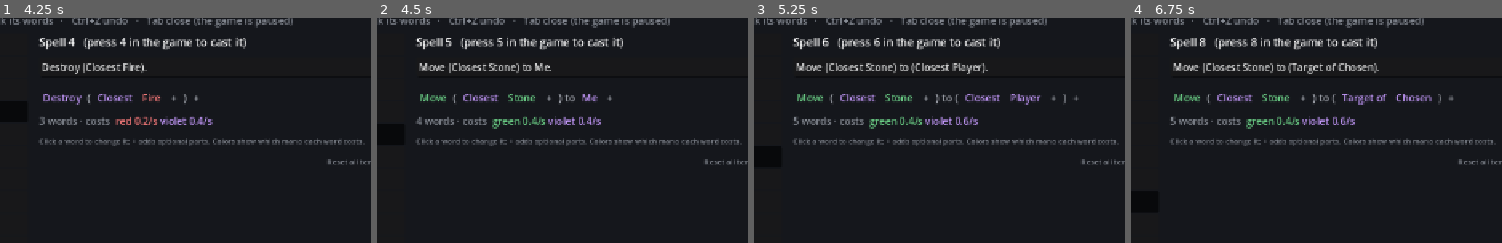
Above: before the commit, frames 1-4 (left to right).
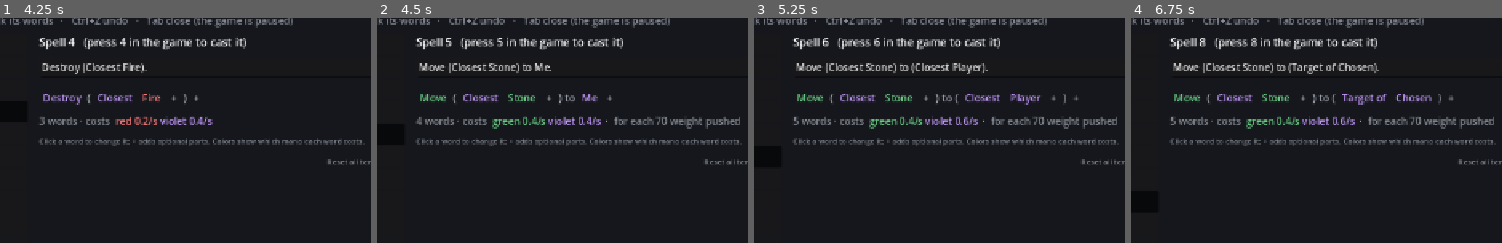
Above: after the commit, the same moments.

Repository: oscarjocque/spellcraft-prototype
Game: Godot game, scene res://scenes/main.tscn
The game is run twice, just before and just after one commit, with the same random seed, the same clock (stepped at 60 frames per second) and the same inputs.
Inputs (mouse positions are % of the whole screen's width and height, from its top left):
- Up to frame 1 (4.25 s): tap B at 0.5 s; move the mouse to (77, 45) at 0.52 s; hold D (move_right) 0.53-1.25 s; tap Tab at 0.6 s; click (77, 45) at 0.67 s; tap Space at 0.77 s; click "[b]1[/b] [color=#ff7d7d]Creat…" at 1.25 s; click "[b]2[/b] [color=#c79bff]Alter…" at 2 s; click "[b]3[/b] [color=#ff7d7d]Creat…" at 2.75 s; click "[b]4[/b] [color=#c79bff]Destr…" at 3.5 s
- Up to frame 2 (4.5 s): click "[b]5[/b] [color=#72de8f]Move[…" at 4.25 s
- Up to frame 3 (5.25 s): click "[b]6[/b] [color=#72de8f]Move[…" at 5 s
- Up to frame 4 (6.75 s): click "[b]7[/b] [color=#a7abb3]Hold[…" at 5.75 s; click "[b]8[/b] [color=#72de8f]Move[…" at 6.5 s
The pictures show only the part of the screen within x 41-91%, y 24-74%; the shares and areas given below are measured in that part.

Frame 1 is identical in both runs. In frame 2, 0.7% of the frame differs, in the area x 61-98%, y 44-50%; in frame 3, 0.7%; in frame 4, 0.7%.

Commit message:
Every object has a weight; Move's drain scales with what it pushes
- Weights: fire 0.1, place 0.1, spell 1, mana crystal 2, water 20 (was the
  default 1), wood 30, player 70, stone 200.
- While a Move pushes, it drains its listed rate times the total weight it
  pushes per 70 (a player): a stone costs about 2.9x, wood under half, fire
  next to nothing. With nothing to push it drains the listed rate. This
  replaces the old one-extra-drain-per-target for Move.
- Pointing at something shows its weight; the typing bar says what a Move
  would push and the factor; Move's cost line says it's per 70 weight.

Co-Authored-By: Claude Opus 5.5 <noreply@anthropic.com>
Claude-Session: https://claude.ai/code/session_013jfXwMwWtv4oDjb8vuFPPJ

Diff:
--- a/scripts/main.gd
+++ b/scripts/main.gd
@@ -168,10 +168,14 @@
 	for adj in SpellGrammar.ADJECTIVES:
 		if o != player and sim.has_adjective(o, adj, player):
 			words.append("[color=#%s]%s[/color]" % [SpellText.color_of(adj).to_html(false), adj])
-	var text := " · ".join(words)
+	var text := " · ".join(words) + "  [color=#8a8f98]weight %s[/color]" % _weight(o.mass)
 	if o.health < o.max_health:
 		text += "  [color=#8a8f98]%d/%d[/color]" % [o.health, o.max_health]
 	return "[font_size=13]%s[/font_size]" % text
+
+
+static func _weight(mass: float) -> String:
+	return str(snappedf(mass, 0.1)).trim_suffix(".0")
 
 
 ## The words for hovering spell `o`: what it says, how it's doing, its mana.
--- a/scripts/sim/materials.gd
+++ b/scripts/sim/materials.gd
@@ -4,7 +4,7 @@
 
 const PROPS := {
 	"fire": {"radius": 14.0, "solid": false, "mass": 0.1, "health": 10.0, "lifetime_s": 10.0, "tags": ["hot"]},
-	"water": {"radius": 18.0, "solid": false, "mass": 1.0, "health": 20.0, "lifetime_s": -1.0, "tags": ["wet"]},
+	"water": {"radius": 18.0, "solid": false, "mass": 20.0, "health": 20.0, "lifetime_s": -1.0, "tags": ["wet"]},
 	"wood": {"radius": 22.0, "solid": true, "mass": 30.0, "health": 60.0, "lifetime_s": -1.0, "tags": ["flammable"]},
 	"stone": {"radius": 20.0, "solid": true, "mass": 200.0, "health": 150.0, "lifetime_s": -1.0, "tags": []},
 }
@@ -50,6 +50,7 @@
 	o.tags = {"mana": true}
 	o.pos = pos
 	o.radius = 7.0
+	o.mass = 2.0
 	o.health = 10.0
 	o.max_health = 10.0
 	o.mana_color = color
@@ -64,6 +65,7 @@
 	o.tags = {"place": true}
 	o.pos = pos
 	o.radius = 4.0
+	o.mass = 0.1
 	o.health = 1.0
 	o.max_health = 1.0
 	return o
@@ -75,6 +77,7 @@
 	o.tags = {"spell": true}
 	o.pos = pos
 	o.radius = 6.0
+	o.mass = 1.0
 	o.health = 10.0
 	o.max_health = 10.0
 	return o
--- a/scripts/sim/world_object.gd
+++ b/scripts/sim/world_object.gd
@@ -18,7 +18,7 @@
 var velocity := Vector2.ZERO  # kept from tick to tick: forces speed it up, drag slows it
 var force := Vector2.ZERO  # pushes on it this tick (Move); reset every tick
 var walk := Vector2.ZERO  # a player's own walking this tick, on top of its velocity
-var mass := 1.0
+var mass := 1.0  # its weight: how hard it is to push, and what a Move on it costs
 var solid := false
 var blocked := false  # stone stopped this object during the last tick
 
--- a/scripts/spells/spell.gd
+++ b/scripts/spells/spell.gd
@@ -32,6 +32,10 @@
 const DESTROY_RATE := 100.0  # health per second
 const MOVE_SPEED := 140.0  # pixels per second: how fast a Move gets things going, against drag
 const MOVE_FORCE := Simulation.DRAG * MOVE_SPEED
+## While Move pushes, its drain is scaled by the weight it pushes, in units
+## of this much (a player): a stone costs about three times as much, fire
+## next to nothing. While it has nothing to push it drains as usual.
+const MOVE_WEIGHT_UNIT := 70.0
 const ALTERNATE_TICKS := 3 * Simulation.TICK_RATE  # longest turn in an Alternate
 
 var ast: Dictionary
@@ -136,7 +140,7 @@
 		if caster.dead:
 			return false
 		host.pos = parent.pos if parent != null else caster.pos
-	if not _pay(1):
+	if ast["verb"] != "move" and not _pay(1):  # Move pays by the weight it pushes
 		return false
 
 	match ast["verb"]:
@@ -182,7 +186,7 @@
 
 ## Takes `times` ticks' worth of drain; false if the mana isn't there. A spell
 ## an Alternate cast from a slot is paid for by the Alternate.
-func _pay(times: int) -> bool:
+func _pay(times: float) -> bool:
 	if times <= 0 or paid_by_parent:
 		return true
 	for c in _drain:
@@ -229,12 +233,12 @@
 	var subjects := _capped(_eval(_what))
 	var dests := _eval(_to)
 	if subjects.is_empty() or dests.is_empty():
-		return true  # nothing to move, or nowhere to move it, yet: wait
-	if not _pay(subjects.size() - 1):
-		return false
+		return _pay(1)  # nothing to move, or nowhere to move it, yet: wait
 	# A chase after another spell's target keeps going when it arrives or is
 	# blocked (it slides around what blocks it); other moves are done then.
 	var chasing: bool = not _to["chain"].is_empty()
+	var pushes := []  # [object, direction]
+	var weight := 0.0
 	for s in subjects:
 		var dest := _nearest(dests, s)
 		if dest == null or (_done.has(s) and not chasing):
@@ -249,9 +253,14 @@
 		if s.blocked or gap <= maxf(coast, 0.5):
 			_done[s] = true
 			continue
+		pushes.append([s, dir])
+		weight += s.mass
+	if not _pay(weight / MOVE_WEIGHT_UNIT if not pushes.is_empty() else 1.0):
+		return false
+	for p in pushes:
 		# A push, so several Moves on one object combine, and heavy things
 		# take longer to get going.
-		s.force += dir * MOVE_FORCE
+		p[0].force += p[1] * MOVE_FORCE
 	return chasing or not subjects.all(func(s: WorldObject) -> bool: return _done.has(s))
 
 
--- a/scripts/ui/spell_preview.gd
+++ b/scripts/ui/spell_preview.gd
@@ -88,4 +88,11 @@
 		return "nothing to act on right now: it would wait"
 	if ast["verb"] == "move" and found["to"] != null and found["to"].is_empty():
 		return "nowhere to move to right now: it would wait"
-	return "acts on %d %s now" % [n, "thing" if n == 1 else "things"]
+	var note := "acts on %d %s now" % [n, "thing" if n == 1 else "things"]
+	if ast["verb"] == "move":
+		var weight := 0.0
+		for o in found["what"]:
+			weight += o.mass
+		note += ", weighing %s: mana ×%s while pushing" % [str(snappedf(weight, 0.1)).trim_suffix(".0"),
+				str(snappedf(weight / Spell.MOVE_WEIGHT_UNIT, 0.01))]
+	return note
--- a/scripts/ui/spell_text.gd
+++ b/scripts/ui/spell_text.gd
@@ -48,4 +48,6 @@
 			carried.append("[color=#%s]%s %d[/color]" % [WORD_COLOR[c].to_html(false), c, carry[c]])
 	if not carried.is_empty():
 		text += "  ·  carries " + " ".join(carried)
+	if ast.get("verb", "") == "move":
+		text += "  ·  [color=#8a8f98]for each %d weight pushed[/color]" % Spell.MOVE_WEIGHT_UNIT
 	return text
--- a/tests/test_spells.gd
+++ b/tests/test_spells.gd
@@ -54,6 +54,11 @@
 		sim.step()
 
 
+func plenty_of_fuel(spell_host: WorldObject) -> void:
+	for c in spell_host.spell.mana:
+		spell_host.spell.mana[c] = 1000.0
+
+
 func count(sim: Simulation, qualifier: String) -> int:
 	return sim.objects.filter(func(o: WorldObject) -> bool: return o.matches(qualifier)).size()
 
@@ -151,6 +156,7 @@
 	var selector := sim.cast(p, {"verb": "select", "qualifier": "player"}, Vector2(900, 100))
 	check(selector.spell.anchored and selector.pos == p.pos, "A bare selector stays attached to its caster")
 	var mover := sim.cast(p, with_chosen({"verb": "move", "what": {"closest": "stone"}, "to": {"target_of": {"ref": "chosen"}}}, [selector.id]), Vector2.ZERO)
+	plenty_of_fuel(mover)  # this is about tracking, not what pushing a stone costs
 	run(sim, 10)
 	check(selector.spell.target() == a, "Held selector picks the player nearest its caster, never the caster")
 	check(heading(stone).dot(stone.pos.direction_to(a.pos)) > 0.95, "Stone chases the held selector's pick")
@@ -181,6 +187,7 @@
 	var target := sim.spawn(Materials.make_player(Vector2(900, 360)))
 	var selector := sim.cast(p, {"verb": "select", "qualifier": "player"}, Vector2.ZERO)
 	var mover := sim.cast(p, with_chosen({"verb": "move", "what": {"closest": "stone"}, "to": {"target_of": {"ref": "chosen"}}}, [selector.id]), Vector2.ZERO)
+	plenty_of_fuel(mover)  # this is about tracking, not what pushing a stone costs
 	run(sim, 8 * Simulation.TICK_RATE)
 	check(not mover.dead, "A chase doesn't end when stone blocks it")
 	check(stone.pos.distance_to(target.pos) < stone.radius + target.radius + 4, "It slides around the stone and reaches its target")
@@ -214,6 +221,7 @@
 	sim.spawn(Materials.make_player(Vector2(900, 150)))
 	var selector := sim.cast(p, {"verb": "select", "qualifier": "player"}, Vector2(900, 100))
 	var mover := sim.cast(p, with_chosen({"verb": "move", "what": {"closest": "stone"}, "to": {"target_of": {"ref": "chosen"}}}, [selector.id]), Vector2.ZERO)
+	plenty_of_fuel(mover)  # this is about tracking, not what pushing a stone costs
 	run(sim, 3)
 	selector.health = 0
 	run(sim, 3)
@@ -1179,7 +1187,8 @@
 	var found := SpellPreview.targets(sim, p, ast, Vector2(600, 360))
 	check(found["what"] == [near] and found["to"] == [dummy], "The preview finds what the spell would act on")
 	check(sim.objects.size() == before and sim.tick == 0, "...without casting anything")
-	check(SpellPreview.describe(ast, found) == "acts on 1 thing now", "It says how much")
+	check(SpellPreview.describe(ast, found).begins_with("acts on 1 thing now, weighing 200: mana ×2.86"),
+		"It says how much, and what pushing that weight costs")
 	var none: Dictionary = SpellParser.parse("destroy closest fire")["ast"]
 	check(SpellPreview.describe(none, SpellPreview.targets(sim, p, none, Vector2.ZERO)).contains("wait"),
 		"...or that the spell would wait")
@@ -1404,3 +1413,24 @@
 	check(stone.velocity == Vector2.ZERO and wood.velocity == Vector2.ZERO
 		and stone.pos.distance_to(wood.pos) < stone.radius + wood.radius + 1.0,
 		"...and drag brings them to rest together")
+
+
+func test_move_costs_by_weight() -> void:
+	var drained := {}
+	for material in ["stone", "wood"]:
+		var w := world()
+		var sim: Simulation = w[0]
+		var p: WorldObject = w[1]
+		var o := sim.spawn(Materials.make(material, Vector2(300, 200)))
+		var mover := sim.cast(p, {"verb": "move", "what": {"ref": "this", "id": o.id}, "to": {"ref": "there", "at": Vector2(1100, 200)}}, Vector2.ZERO)
+		var before: float = mover.spell.mana["green"]
+		run(sim, 10)
+		drained[material] = before - mover.spell.mana["green"]
+	var ratio: float = drained["stone"] / drained["wood"]
+	check(absf(ratio - 200.0 / 30.0) < 0.05, "A Move's drain is proportional to the weight it pushes (stone/wood %.2f)" % ratio)
+	var w := world()
+	var waiting: WorldObject = w[0].cast(w[1], {"verb": "move", "what": {"closest": "stone"}, "to": {"ref": "me"}}, Vector2.ZERO)
+	var start: float = waiting.spell.mana["green"]
+	run(w[0], 10)
+	var per_second: float = SpellGrammar.drain_per_second(waiting.spell.ast)["green"]
+	check(absf(start - waiting.spell.mana["green"] - per_second * 0.5) < 0.001, "With nothing to push, it drains its listed rate")
Not shown, changed: README.md
